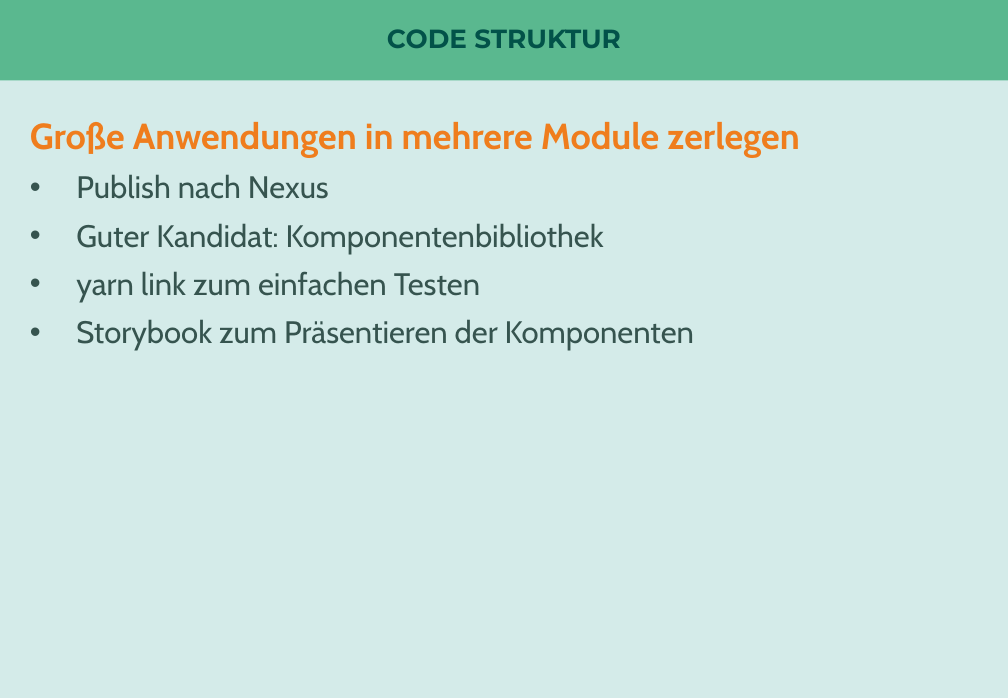
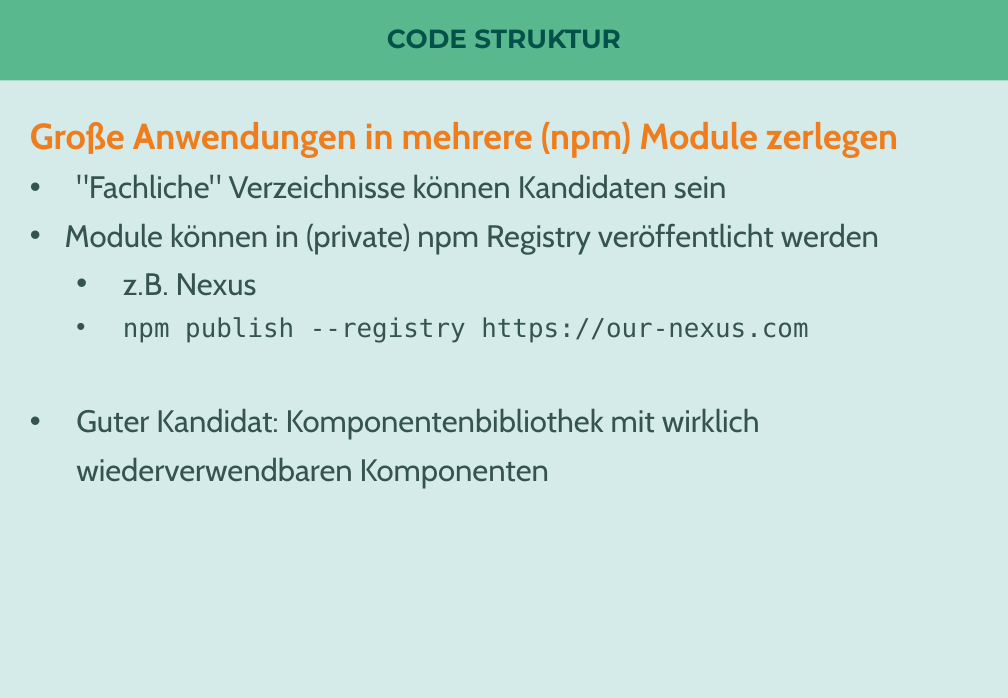
Before and after one commit to nilshartmann/react-talk, a slide deck: slide 22 of react-in-enterprise-anwendungen.pptx (slide 12 before the commit). Drawn at 1008x698 pixels with LibreOffice and Linux fonts; fonts in the diff are those of the drawing. Boxes give left, top, right and bottom in pixels: in the first picture for what was removed or moved away, otherwise in the second. Text is boxed around its words. In the diff, an @@ line names an element or a change of style, - is before the commit and + after.

```diff
--- a/react-in-enterprise-anwendungen.pptx
+++ b/react-in-enterprise-anwendungen.pptx
@@ text at (30,122,898,488): text changed @@
-Große Anwendungen in mehrere Module zerlegen
-• Publish nach Nexus
-• Guter Kandidat: Komponentenbibliothek
-• yarn link zum einfachen Testen
-• Storybook zum Präsentieren der Komponenten
+Große Anwendungen in mehrere (npm) Module zerlegen
+• "Fachliche" Verzeichnisse können Kandidaten sein
+• Module können in (private) npm Registry veröffentlicht werden
+  • z.B. Nexus
+  • npm publish --registry https://our-nexus.com
+• Guter Kandidat: Komponentenbibliothek mit wirklich wiederverwendbaren Komponenten
```
Also in this commit, not shown: 5 other slides changed, 14 slides added, 7 slides removed, 1 other file.
